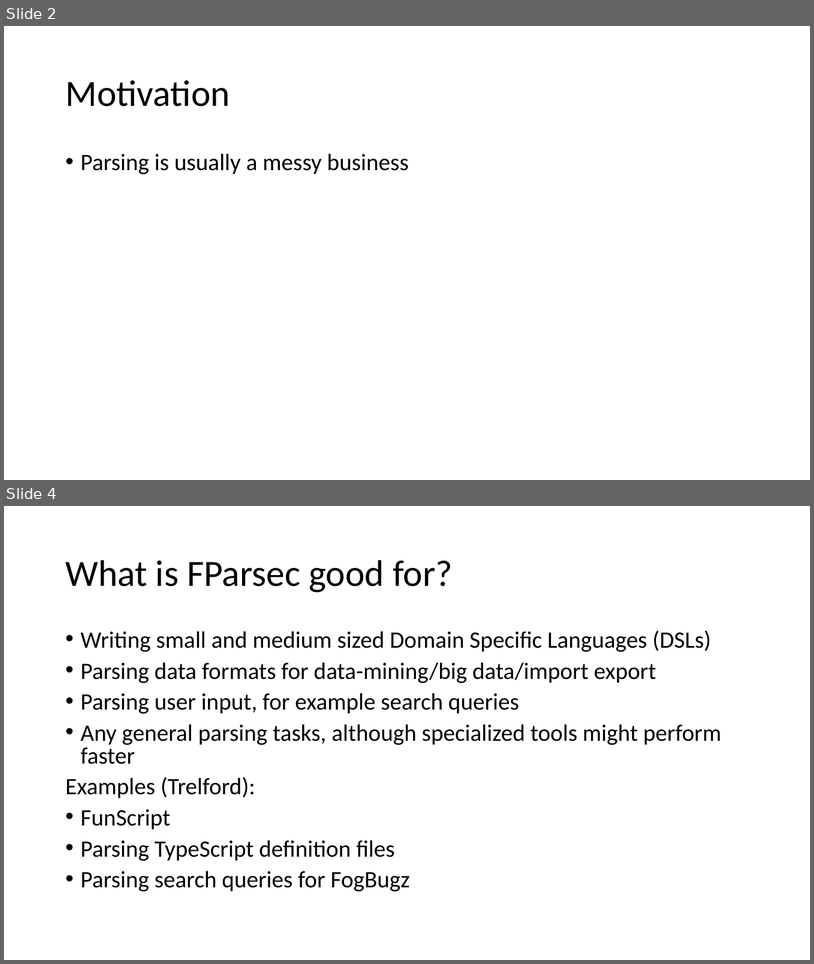
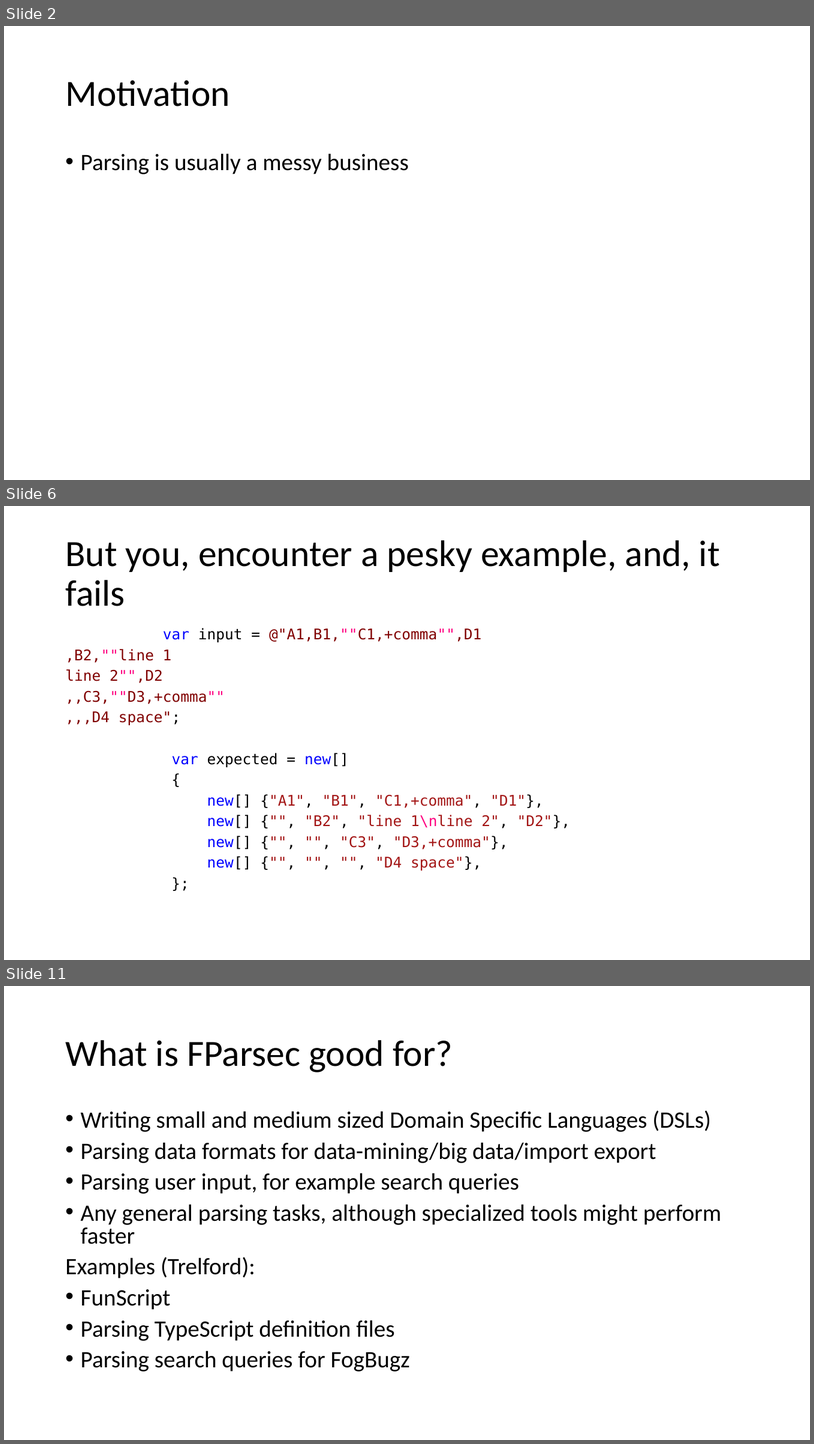
Before and after one commit to atiboros/PracticalFParsec, a slide deck: Slides/Practical FParsec V2.pptx. Shown one above the other, each under a label of ours: slides 2 and 4 before the commit, slides 2, 6 and 11 after it; the slides between them are not shown. The pictures are 814x964 and 814x1444 pixels, drawn with LibreOffice and Linux fonts; fonts in the diff are those of the drawing. Boxes give left, top, right and bottom in pixels: in the first picture for what was removed or moved away, otherwise in the second. Text is boxed around its words. In the diff, an @@ line names an element or a change of style, - is before the commit and + after.

```diff
--- a/Slides/Practical FParsec V2.pptx
+++ b/Slides/Practical FParsec V2.pptx
@@ slide 6 added at bbox=[4, 506, 810, 960], background #FFFFFF @@
@@ title added at bbox=[65, 540, 720, 606], 44 pt, text #000000 @@
+But you, encounter a pesky example, and, it fails
@@ text added at bbox=[65, 628, 571, 870], 17.5 pt, text #A31515 @@
+var input = @"A1,B1,""C1,+comma"",D1
+,B2,""line 1
+line 2"",D2
+,,C3,""D3,+comma""
+,,,D4 space";
+var expected = new[]
+{
+new[] {"A1", "B1", "C1,+comma", "D1"},
+new[] {"", "B2", "line 1\nline 2", "D2"},
+new[] {"", "", "C3", "D3,+comma"},
+new[] {"", "", "", "D4 space"},
+};
@@ what was slide 4 is now slide 11 @@
```
Also in this commit, not shown: 3 slides changed, 7 other slides added, 2 slides removed, 2 other files.
